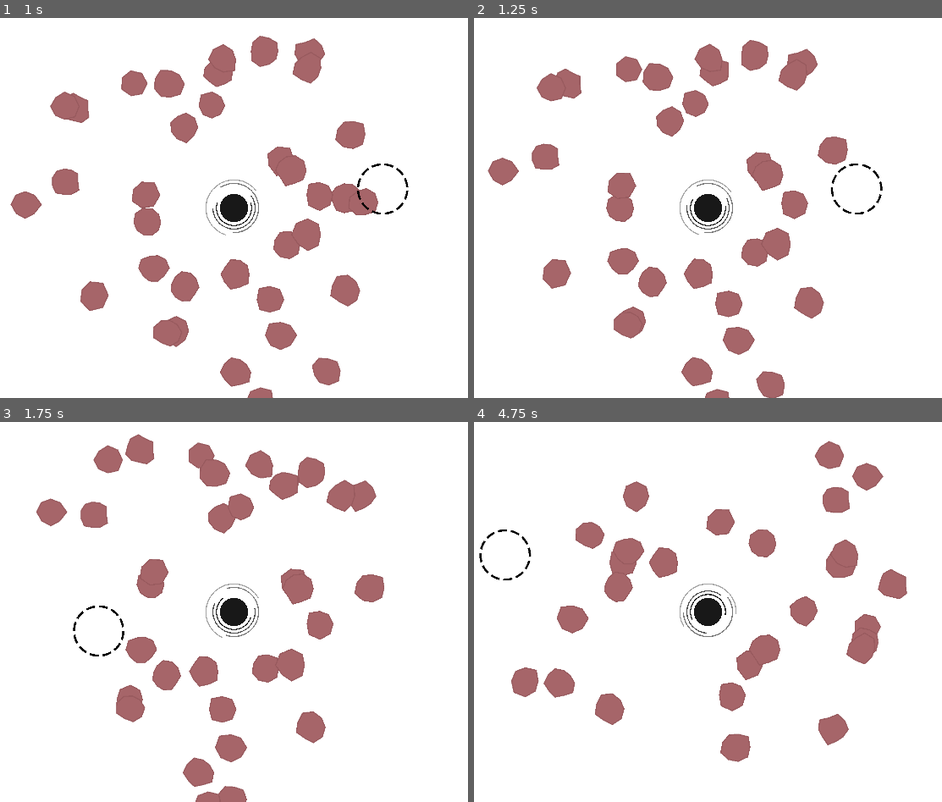
Above: before the commit, frames 1-4 (two rows, left to right).
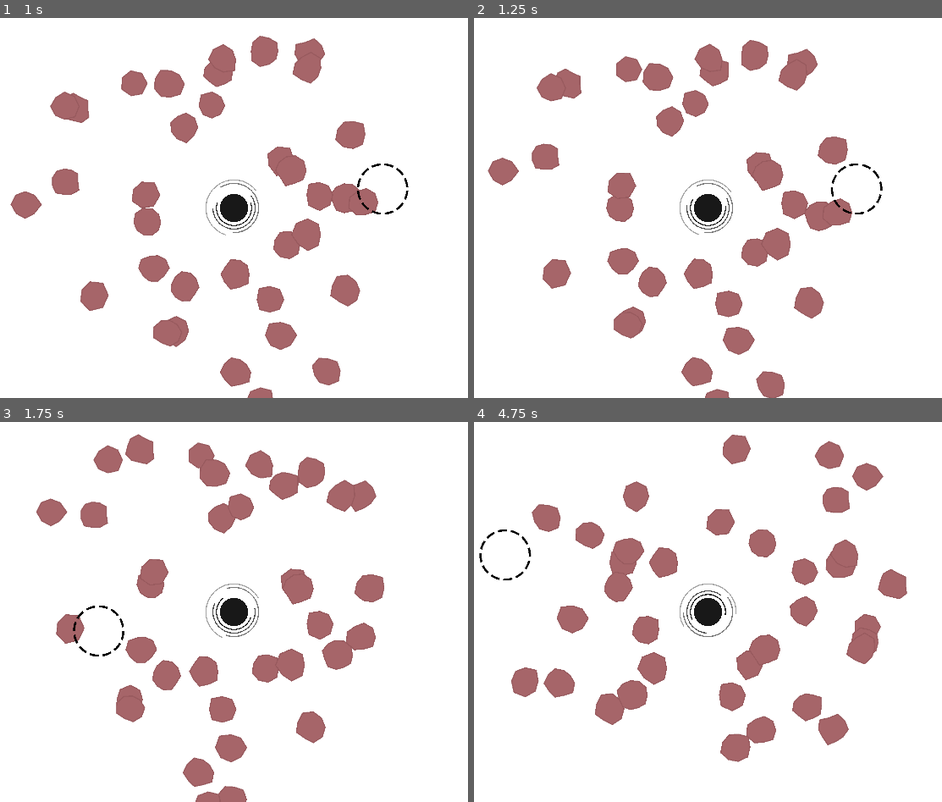
Above: after the commit, the same moments.

Repository: fatihceyln/a-game-about-feeding-a-black-hole
Game: Godot game, scene res://main/main.tscn
Same seed, same stepped clock (60 frames per second), same inputs: the game is played once before the commit and once after it. The project has no main scene, so this scene is started directly.
Inputs (mouse positions are in pixels of both pictures, inside the frame that each line leads up to):
- Up to frame 1 (1 s): move the mouse to (383, 189) at 0.52 s
- Up to frame 2 (1.25 s): no input
- Up to frame 3 (1.75 s): move the mouse to (98, 631) at 1.27 s
- Up to frame 4 (4.75 s): move the mouse to (773, 528) at 2.02 s; move the mouse to (675, 688) at 2.77 s; move the mouse to (909, 669) at 3.52 s; move the mouse to (506, 555) at 4.27 s

Frame 1 is identical in both runs. In frame 2, 0.6% of the frame differs, in the area x 70-81%, y 47-57%; in frame 3, 1.1%; in frame 4, 2.8%, in the area x 12-75%, y 3-85%.

Commit message:
Add health management to Asteroid and modify damage handling in main scene

Diff:
--- a/asteroid/asteroid.gd
+++ b/asteroid/asteroid.gd
@@ -10,10 +10,14 @@
 
 const ORBIT_SPEED_RANGE: Vector2 = Vector2(0.3, 0.7)
 
+const MAX_HEALTH: int = 3
+
 @export var radius: float = 40.0
 @onready var shape: Polygon2D = $Shape
 @onready var outline: Line2D = $Outline
 @onready var collision_polygon: CollisionPolygon2D = $CollisionPolygon2D
+
+var health: int = MAX_HEALTH
 
 var orbit_center: Vector2 = Vector2.ZERO
 var orbit_radius: float = 0
@@ -57,3 +61,10 @@
 	orbit_radius = distance
 	orbit_angle = angle
 	position = orbit_center + Vector2.RIGHT.rotated(orbit_angle) * orbit_radius
+
+
+func take_damage() -> void:
+	health -= 1
+	print("dame taken, current health: ", health)
+	if health <= 0:
+		queue_free()
--- a/main/main.gd
+++ b/main/main.gd
@@ -32,4 +32,4 @@
 	var overlapping_areas: Array[Area2D] = clicker.get_overlapping_areas()
 	for area: Area2D in overlapping_areas:
 		if area is Asteroid:
-			area.queue_free()
+			(area as Asteroid).take_damage()
